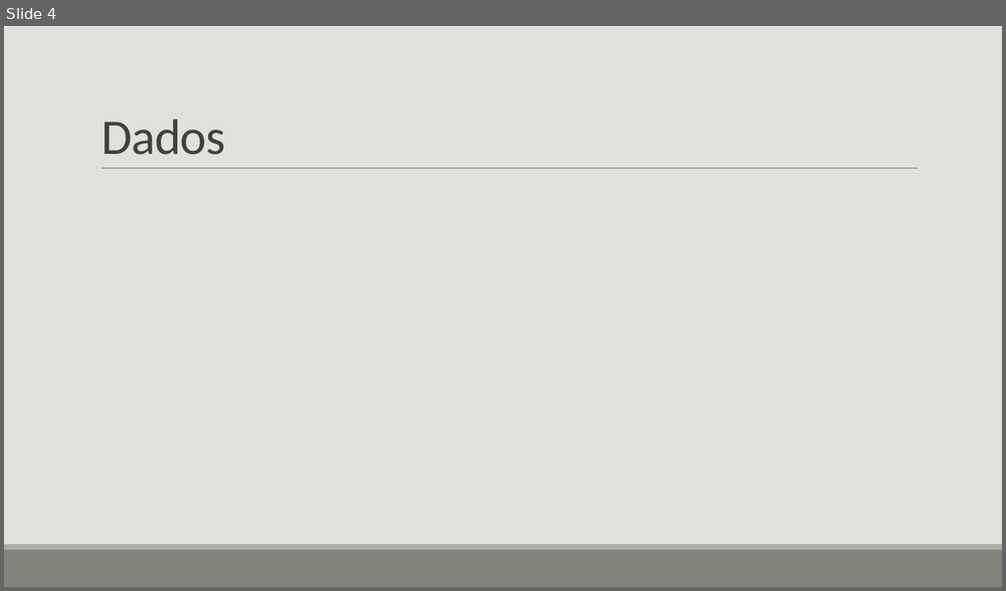
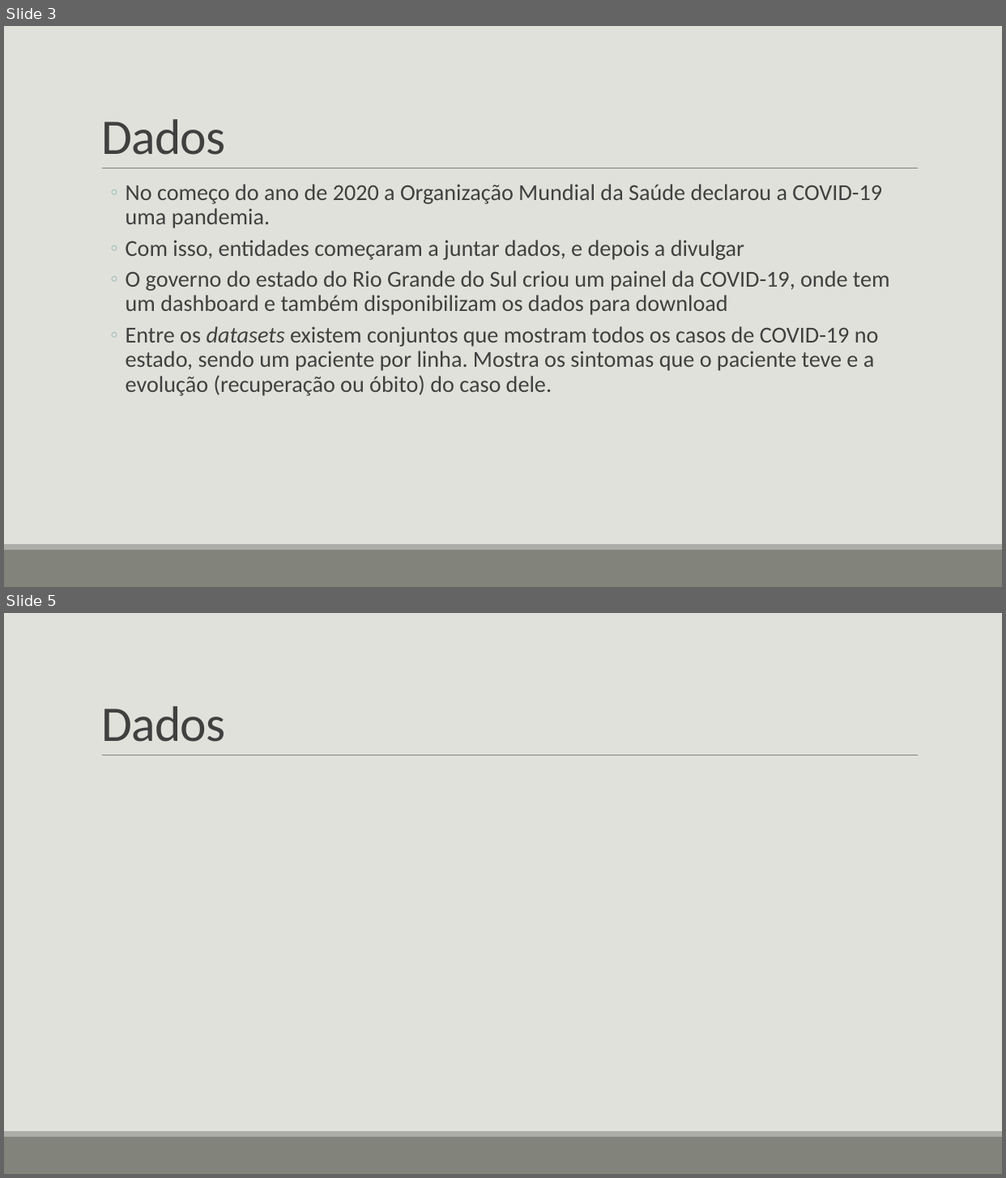
Before and after one commit to gvheisler/KDD-COVID-19, a slide deck: presentation/presentation.pptx. Shown one above the other, each under a label of ours: slide 4 before the commit, slides 3 and 5 after it; the slides between them are not shown. The pictures are 1006x591 and 1006x1178 pixels, drawn with LibreOffice and Linux fonts; fonts in the diff are those of the drawing. Boxes give left, top, right and bottom in pixels: in the first picture for what was removed or moved away, otherwise in the second. Text is boxed around its words. In the diff, an @@ line names an element or a change of style, - is before the commit and + after.

```diff
--- a/presentation/presentation.pptx
+++ b/presentation/presentation.pptx
@@ slide 3 added at bbox=[4, 26, 1002, 587], background #E1E1DB; not listed: 3 template elements that a slide beside it also shows @@
@@ title added at bbox=[101, 119, 226, 155], 48 pt, text #404040 @@
+Dados
@@ text added at bbox=[126, 184, 890, 396], 22 pt, text #404040 @@
+  ◦ No começo do ano de 2020 a Organização Mundial da Saúde declarou a COVID-19 uma pandemia.
+  ◦ Com isso, entidades começaram a juntar dados, e depois a divulgar
+  ◦ O governo do estado do Rio Grande do Sul criou um painel da COVID-19, onde tem um dashboard e também disponibilizam os dados para download
+  ◦ Entre os datasets existem conjuntos que mostram todos os casos de COVID-19 no estado, sendo um paciente por linha. Mostra os sintomas que o paciente teve e a evolução (recuperação ou óbito) do caso dele.
@@ what was slide 4 is now slide 5 @@
```
Also in this commit, not shown: 2 slides changed, 1 other slide added, 1 slide removed, 5 other files.
